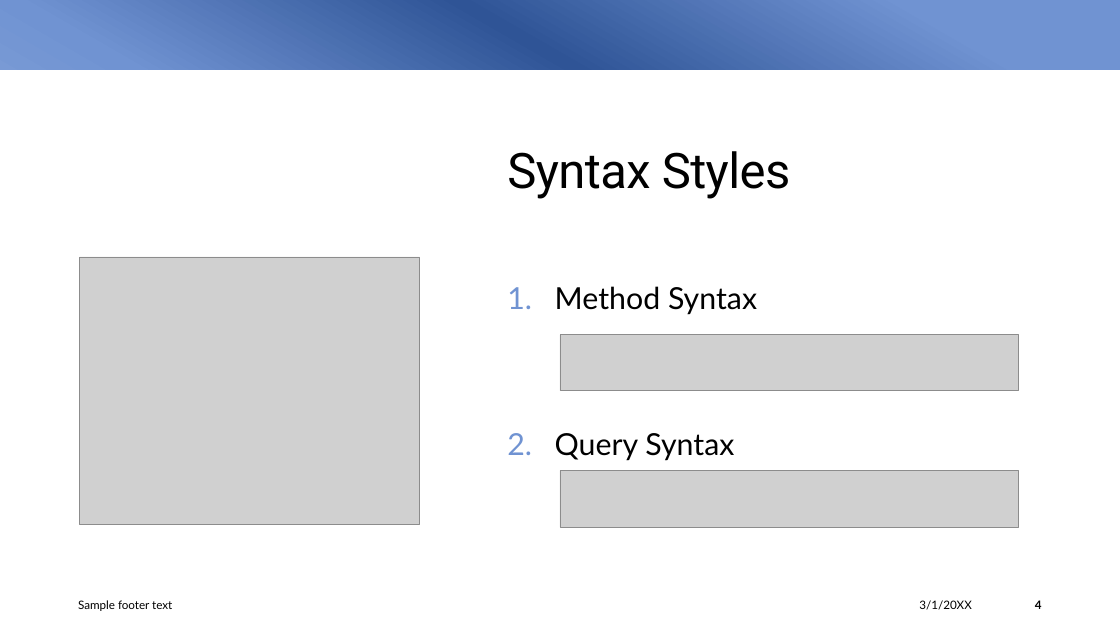
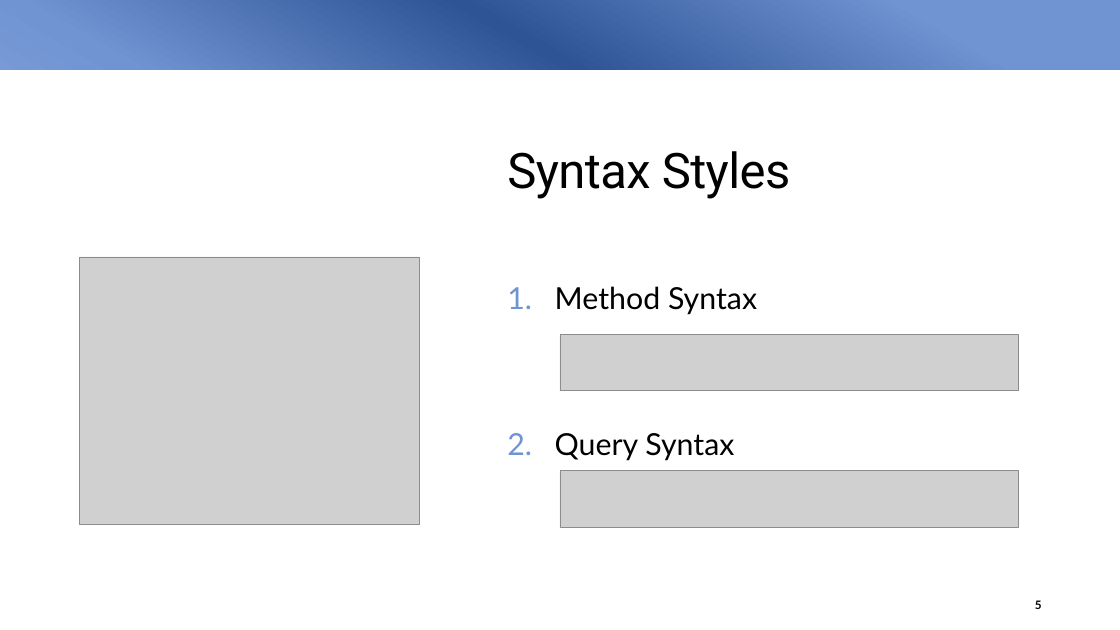
Before and after one commit to Ejaz6120/Portfolio, a slide deck: slide 5 of Presentations/.Net LINQ.pptx (slide 4 before the commit). Drawn at 1120x630 pixels with LibreOffice and Linux fonts; fonts in the diff are those of the drawing; grey boxes stand for pictures. Boxes give left, top, right and bottom in pixels: in the first picture for what was removed or moved away, otherwise in the second. Text is boxed around its words. In the diff, an @@ line names an element or a change of style, - is before the commit and + after.

```diff
--- a/Presentations/.Net LINQ.pptx
+++ b/Presentations/.Net LINQ.pptx
@@ text removed at bbox=[78, 600, 172, 611] @@
-Sample footer text
@@ text removed at bbox=[919, 600, 972, 610] @@
-3/1/20XX
@@ page number at bbox=[1035, 600, 1042, 609]: text changed @@
-4
+5
```
Also in this commit, not shown: 4 other slides changed, 1 slide added, 1 other file.
